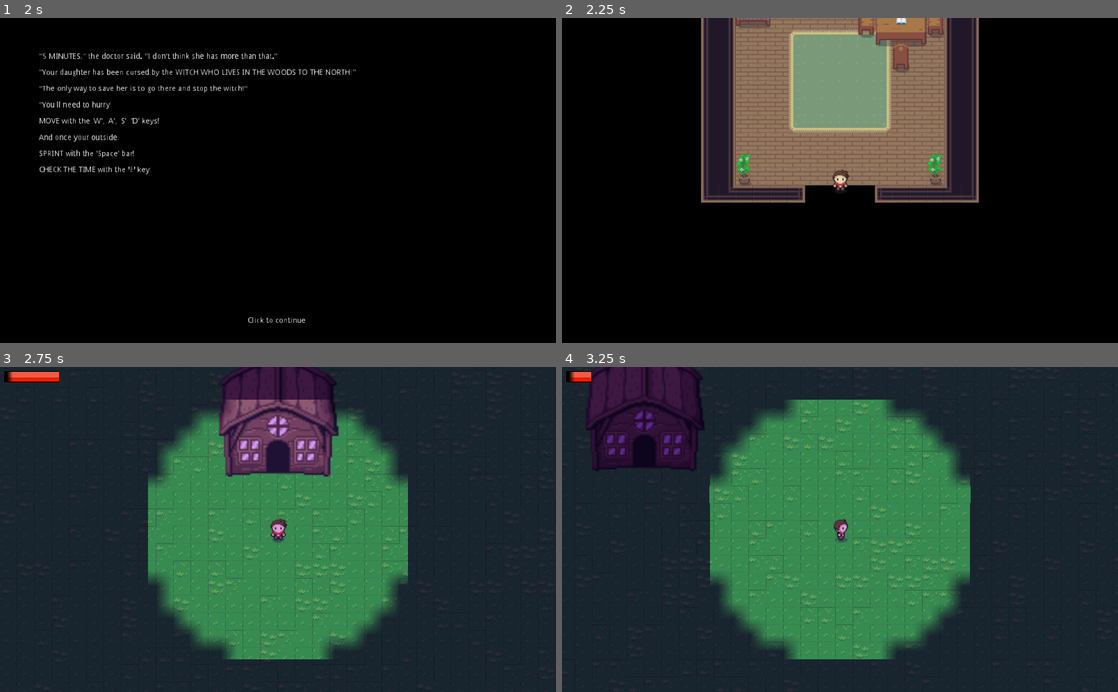
Above: before the commit, frames 1-4 (two rows, left to right).
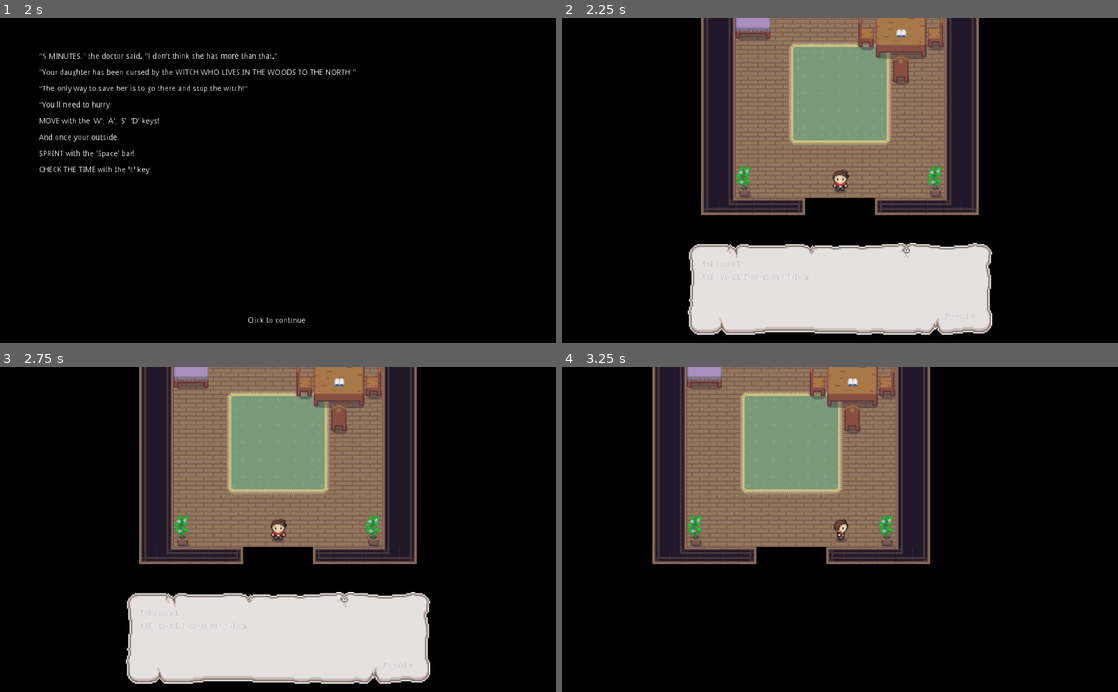
Above: after the commit, the same moments.

Repository: HaywardMorihara/2021AprGameJam
Game: Godot game, scene res://menu/MainMenu.tscn
Same seed, same stepped clock (60 frames per second), same inputs: the game is played once before the commit and once after it.
Inputs (mouse positions are in pixels of both pictures, inside the frame that each line leads up to):
- Up to frame 1 (2 s): click "Start" at 0.5 s; tap Enter at 1.25 s; move the mouse to (400, 164) at 1.27 s; hold D (right) from 1.28 s (still down); tap E (check_watch) at 1.35 s
- Up to frame 2 (2.25 s): tap Enter at 2 s; move the mouse to (728, 196) at 2.02 s; release D (right) at 2.03 s; hold S (down) from 2.03 s (still down); click (728, 196) at 2.1 s
- Up to frame 3 (2.75 s): keep holding S (down)
- Up to frame 4 (3.25 s): move the mouse to (895, 458) at 2.77 s; release S (down) at 2.78 s; hold D (right) from 2.78 s (still down); hold Space (sprint) from 2.78 s (still down)

Frame 1 is identical in both runs. In frame 2, 22% of the frame differs, in the area x 22-78%, y 0-98%; in frame 3, 97%; in frame 4, 97%, in the area x 0-100%, y 0-100%.

Commit message:
Basics of a dialogue box

Diff:
--- a/house/PlayerInteriorHouse.gd
+++ b/house/PlayerInteriorHouse.gd
@@ -3,9 +3,9 @@
 
 func _ready():
 	$Player.connect("player_stillness_achieved", self, "_player_stillness_achieved")
-	if not HomeMusic.playing:
-		MazeMusic.stop()
-		HomeMusic.play()
+#	if not HomeMusic.playing:
+#		MazeMusic.stop()
+#		HomeMusic.play()
 
 func _player_stillness_achieved()->void:
 	var distance = $Player.global_position.distance_to($DaughterNPC/KinematicBody2D.global_position)
--- /dev/null
+++ b/player/DialoguePopup.gd
@@ -0,0 +1,11 @@
+extends Popup
+
+func popup(bounds: Rect2 = Rect2( 0, 0, 0, 0 ))->void:
+	.popup(bounds)
+	get_tree().paused = true
+
+func _input(event)->void:
+	if event is InputEventKey:
+		if event.scancode == KEY_SPACE:
+			get_tree().paused = false
+			hide()
--- a/player/Player.gd
+++ b/player/Player.gd
@@ -18,6 +18,9 @@
 	$PlayerAnimation.playing = true
 	$Light2D.visible = is_outside
 	$PlayerCanvasLayer/SprintBar.visible = is_outside
+
+	# TODO Put where it actually belongs
+	$PlayerCanvasLayer/DialoguePopup.popup()
 
 func _get_input():
 	velocity = Vector2.ZERO
--- a/player/Player.tscn
+++ b/player/Player.tscn
@@ -6,6 +6,8 @@
 [ext_resource path="res://watch/Watch.tscn" type="PackedScene" id=4]
 [ext_resource path="res://assets/sprites/gfx/character.png" type="Texture" id=5]
 [ext_resource path="res://assets/sprites/SprintBar.png" type="Texture" id=6]
+[ext_resource path="res://assets/sprites/gfx/gfx_dialogue_box.png" type="Texture" id=7]
+[ext_resource path="res://player/DialoguePopup.gd" type="Script" id=8]
 
 [sub_resource type="CircleShape2D" id=1]
 
@@ -146,10 +148,8 @@
 [node name="PlayerCanvasLayer" type="CanvasLayer" parent="."]
 
 [node name="Watch" parent="PlayerCanvasLayer" instance=ExtResource( 4 )]
-visible = false
 
 [node name="SprintBar" type="TextureProgress" parent="PlayerCanvasLayer"]
-visible = false
 margin_left = 8.00003
 margin_top = 8.0
 margin_right = 104.0
@@ -162,6 +162,61 @@
 "_edit_use_anchors_": false
 }
 
+[node name="DialoguePopup" type="Popup" parent="PlayerCanvasLayer"]
+pause_mode = 2
+visible = true
+anchor_left = 0.5
+anchor_top = 1.0
+anchor_right = 0.5
+anchor_bottom = 1.0
+margin_left = -280.0
+margin_top = -184.0
+margin_right = 280.0
+margin_bottom = -16.0
+popup_exclusive = true
+script = ExtResource( 8 )
+__meta__ = {
+"_edit_use_anchors_": false
+}
+
+[node name="TextureRect" type="TextureRect" parent="PlayerCanvasLayer/DialoguePopup"]
+anchor_right = 1.0
+anchor_bottom = 1.0
+texture = ExtResource( 7 )
+expand = true
+stretch_mode = 5
+__meta__ = {
+"_edit_use_anchors_": false
+}
+
+[node name="SpeakerLabel" type="RichTextLabel" parent="PlayerCanvasLayer/DialoguePopup"]
+margin_left = 24.0
+margin_top = 32.0
+margin_right = 138.0
+margin_bottom = 52.0
+text = "Hello world"
+__meta__ = {
+"_edit_use_anchors_": false
+}
+
+[node name="DialogueLabel" type="RichTextLabel" parent="PlayerCanvasLayer/DialoguePopup"]
+margin_left = 24.0
+margin_top = 56.0
+margin_right = 536.0
+margin_bottom = 120.0
+text = "Hello world how are you doing?"
+
+[node name="ProceedLabel" type="RichTextLabel" parent="PlayerCanvasLayer/DialoguePopup"]
+anchor_left = 1.0
+anchor_top = 1.0
+anchor_right = 1.0
+anchor_bottom = 1.0
+margin_left = -88.0
+margin_top = -40.0
+margin_right = -16.0
+margin_bottom = -24.0
+text = "[Space] >"
+
 [node name="StillnessTimer" type="Timer" parent="."]
 wait_time = 10.0
 one_shot = true
Binary file added: assets/sprites/gfx/gfx_dialogue_box.png
Not shown, added: assets/sprites/gfx/gfx_dialogue_box.png.import
Not shown: 1 places in player/Player.tscn that only renumber resources
